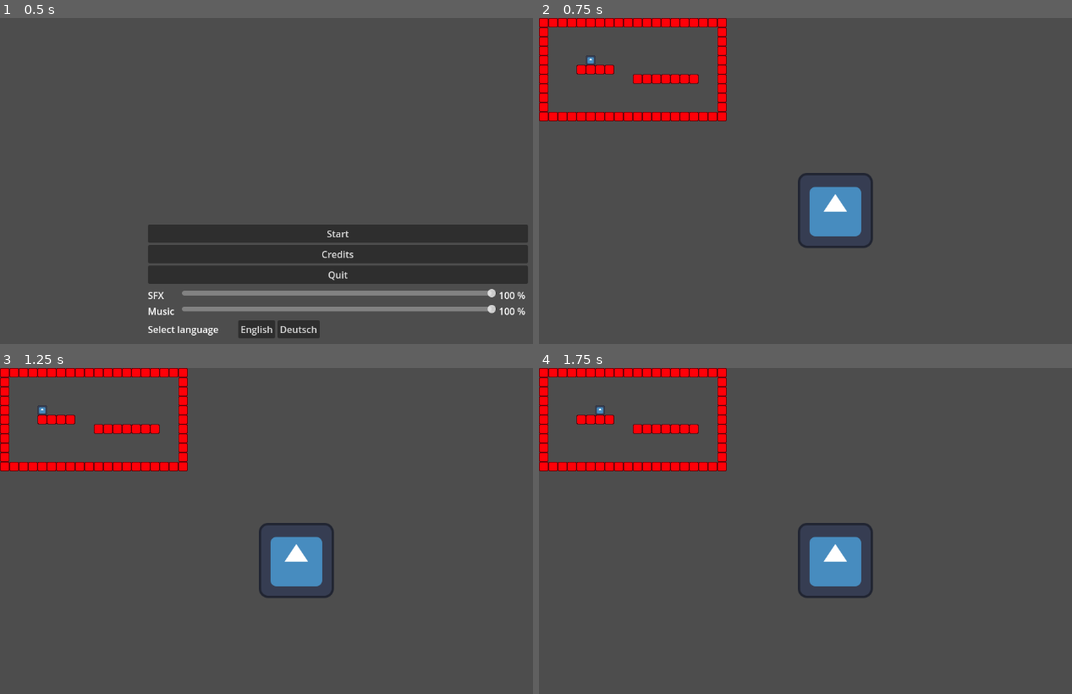
Above: before the commit, frames 1-4 (two rows, left to right).
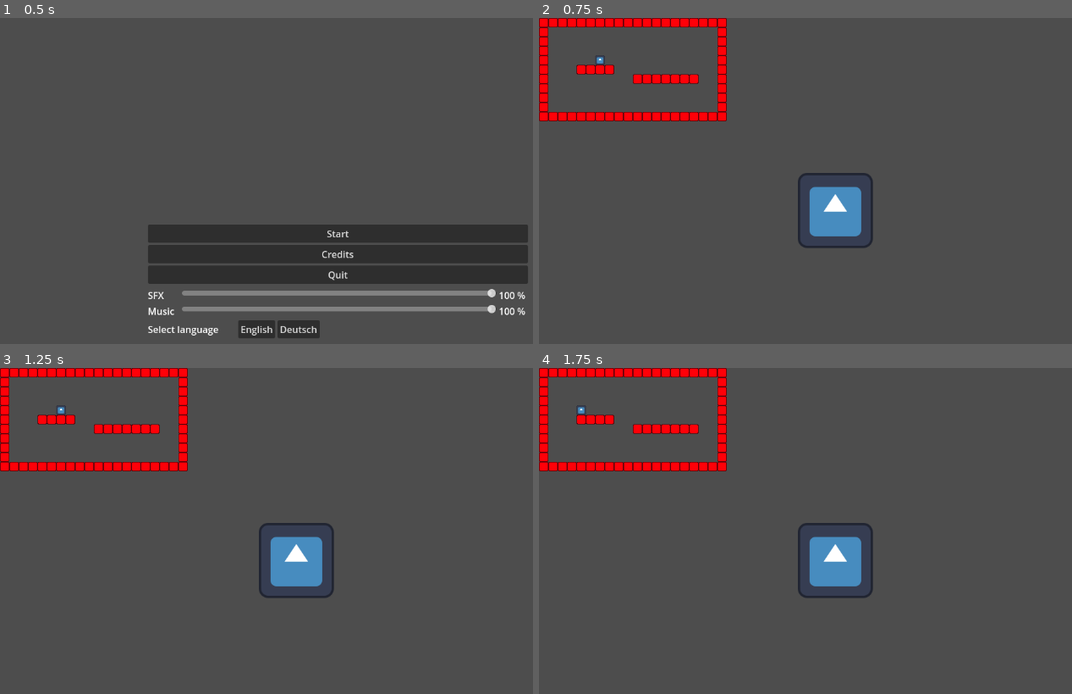
Above: after the commit, the same moments.

Repository: panorb/ludum-dare-56
Game: Godot game, scene res://world.tscn
The game is run twice, just before and just after one commit, with the same random seed, the same clock (stepped at 60 frames per second) and the same inputs. The engine's default icon, where the game draws it, is replaced by a stand-in: a white triangle on a blue panel in a dark square.
Inputs (mouse positions are in pixels of both pictures, inside the frame that each line leads up to):
- Up to frame 1 (0.5 s): no input
- Up to frame 2 (0.75 s): click "Start" at 0.5 s
- Up to frame 3 (1.25 s): no input
- Up to frame 4 (1.75 s): tap Enter at 1.25 s; move the mouse to (1024, 537) at 1.27 s; tap Space (ui_select) at 1.35, 1.52 s

Frame 1 is identical in both runs. In frame 2, less than 0.1% of the frame differs, in the area x 8-13%, y 11-15%; in frame 3, less than 0.1%, in the area x 6-13%, y 11-15%; in frame 4, less than 0.1%.

Commit message:
Removed simulation auto start

Diff:
--- a/godot/game/game.gd
+++ b/godot/game/game.gd
@@ -14,16 +14,17 @@
 func _ready() -> void:
 	#pass # Replace with function body.
 	load_level()
-	simulation_state = construction_state.create_simulation_state()
 
 
 # Called every frame. 'delta' is the elapsed time since the previous frame.
 func _process(delta: float) -> void:
 	tick_time -= delta
 	if simulation_state != null and tick_time < 0:
-		# TODO only every x amount of time
 		simulation_state.step_forward()
 		tick_time = 0.25
+	if Input.is_action_just_pressed("ui_select"):
+		#print(get_viewport().get_mouse_position())
+		start_simulation()
 
 func load_level():
 	# pass
@@ -36,3 +37,6 @@
 	# TODO create construction state
 	construction_state = ConstructionState.new()
 	construction_state.create(current_level)
+
+func start_simulation():
+	simulation_state = construction_state.create_simulation_state()
